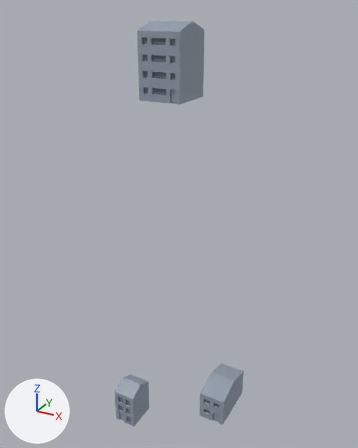
The glTF model assets/DataModel11_3/Sahne3.1/Kapanacak/BinaGrup1.gltf as it was, and as the next commit left it.
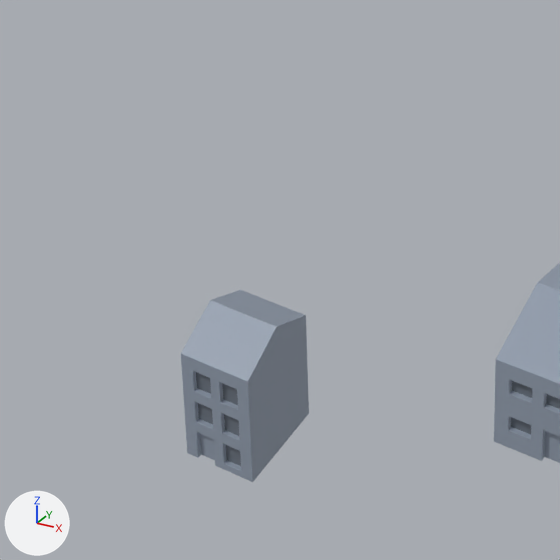
The first picture shows the older version from a camera (50 mm lens) standing at (0.614, -0.505, -0.359) and looking at (0.341, -0.009, -0.607). The close-ups show both versions on the part from 18% to 61% of the width and 66% to 100% of the height of that picture. Arrows for +X, +Y and +Z are at lower left; the lights stay in place.

Objects in the first close-up: 'Building_069.014', 'Building_069.015', 'Building_069.016', 'Building_082.014'.
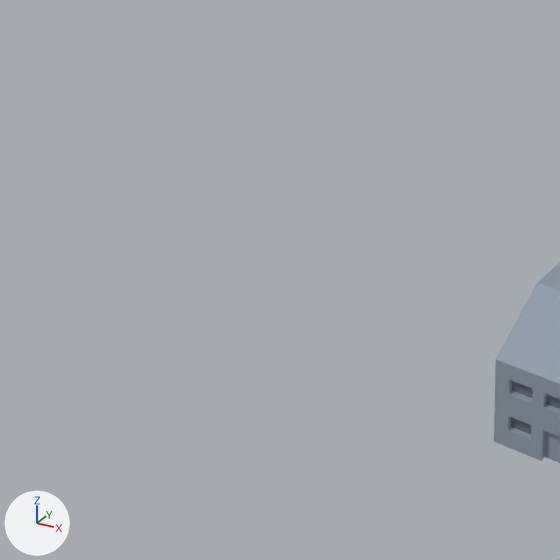
Boxes [x1, y1, x2, y2] around the edits, measured in the close-ups (560 x 560 px):
'Building_069.014', deleted: before [181, 290, 309, 482]
'Building_069.015', deleted: before [196, 372, 241, 466]
'Building_069.016', deleted: before [200, 434, 215, 460]

Patch to the scene script:
```diff
--- a/assets/DataModel11_3/Sahne3.1/Kapanacak/BinaGrup1.gltf.py
+++ b/assets/DataModel11_3/Sahne3.1/Kapanacak/BinaGrup1.gltf.py
@@ ob_building_069_014 @@
-ob_building_069_014 = bpy.data.objects.new('Building_069.014', me_building_069_mesh_014)
-ob_building_069_014.location = (0.0, 0.0, 0.0)
@@ ob_building_069_015 @@
-ob_building_069_015 = bpy.data.objects.new('Building_069.015', me_building_069_mesh_015)
-ob_building_069_015.location = (0.0, 0.0, 0.0)
@@ ob_building_069_016 @@
-ob_building_069_016 = bpy.data.objects.new('Building_069.016', me_building_069_mesh_016)
-ob_building_069_016.location = (0.0, 0.0, 0.0)
```
